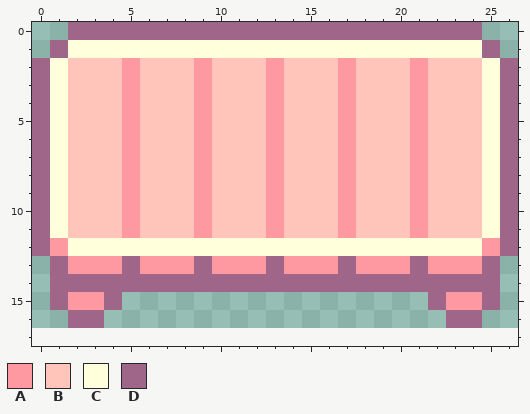
A pixel-art file gets an edit: assets/sprites/projects/desk.aseprite. That is the earlier state.
27x17 pixels, 1 frame. The old version is drawn lined up with the new one, on the new canvas.
Palette (. is transparent): A #ff99a1  B #ffc5bb  C #ffffdb  D #a06689
New version:
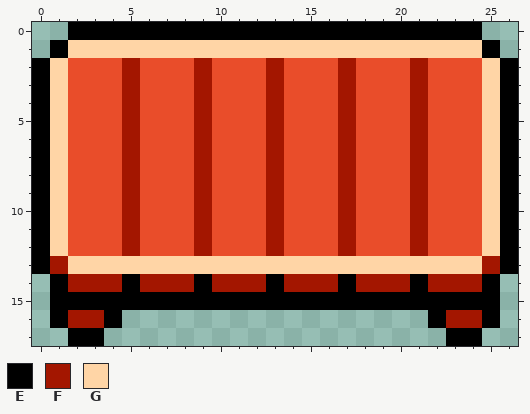
Colours new in this view: E #000000  F #a31600  G #ffd5a6
What changed:
canvas 27x17 -> 27x18
@@ palette @@
-B #ffc5bb
+B #e94d2a
@@ x 0..26 @@
- 0 ..DDDDDDDDDDDDDDDDDDDDDDD..
- 1 .DCCCCCCCCCCCCCCCCCCCCCCCD.
- 2 DCBBBABBBABBBABBBABBBABBBCD
- 3 DCBBBABBBABBBABBBABBBABBBCD
- 4 DCBBBABBBABBBABBBABBBABBBCD
- 5 DCBBBABBBABBBABBBABBBABBBCD
- 6 DCBBBABBBABBBABBBABBBABBBCD
- 7 DCBBBABBBABBBABBBABBBABBBCD
- 8 DCBBBABBBABBBABBBABBBABBBCD
- 9 DCBBBABBBABBBABBBABBBABBBCD
-10 DCBBBABBBABBBABBBABBBABBBCD
-11 DCBBBABBBABBBABBBABBBABBBCD
-12 DACCCCCCCCCCCCCCCCCCCCCCCAD
-13 .DAAADAAADAAADAAADAAADAAAD.
-14 .DDDDDDDDDDDDDDDDDDDDDDDDD.
-15 .DAAD.................DAAD.
-16 ..DD...................DD..
-17 ...........................
+ 0 ..EEEEEEEEEEEEEEEEEEEEEEE..
+ 1 .EGGGGGGGGGGGGGGGGGGGGGGGE.
+ 2 EGBBBFBBBFBBBFBBBFBBBFBBBGE
+ 3 EGBBBFBBBFBBBFBBBFBBBFBBBGE
+ 4 EGBBBFBBBFBBBFBBBFBBBFBBBGE
+ 5 EGBBBFBBBFBBBFBBBFBBBFBBBGE
+ 6 EGBBBFBBBFBBBFBBBFBBBFBBBGE
+ 7 EGBBBFBBBFBBBFBBBFBBBFBBBGE
+ 8 EGBBBFBBBFBBBFBBBFBBBFBBBGE
+ 9 EGBBBFBBBFBBBFBBBFBBBFBBBGE
+10 EGBBBFBBBFBBBFBBBFBBBFBBBGE
+11 EGBBBFBBBFBBBFBBBFBBBFBBBGE
+12 EGBBBFBBBFBBBFBBBFBBBFBBBGE
+13 EFGGGGGGGGGGGGGGGGGGGGGGGFE
+14 .EFFFEFFFEFFFEFFFEFFFEFFFE.
+15 .EEEEEEEEEEEEEEEEEEEEEEEEE.
+16 .EFFE.................EFFE.
+17 ..EE...................EE..
Changed places in both pictures, as pixel boxes (x1, y1, x2, y2):
changed: (32, 22, 518, 346)
